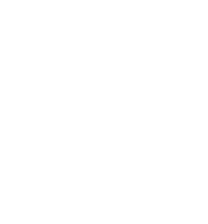
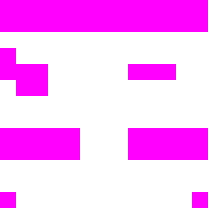
Layered file, before and after one edit (208 x 224). Changes by layer:
painted on "충돌" over [0, 0, 208, 208]
